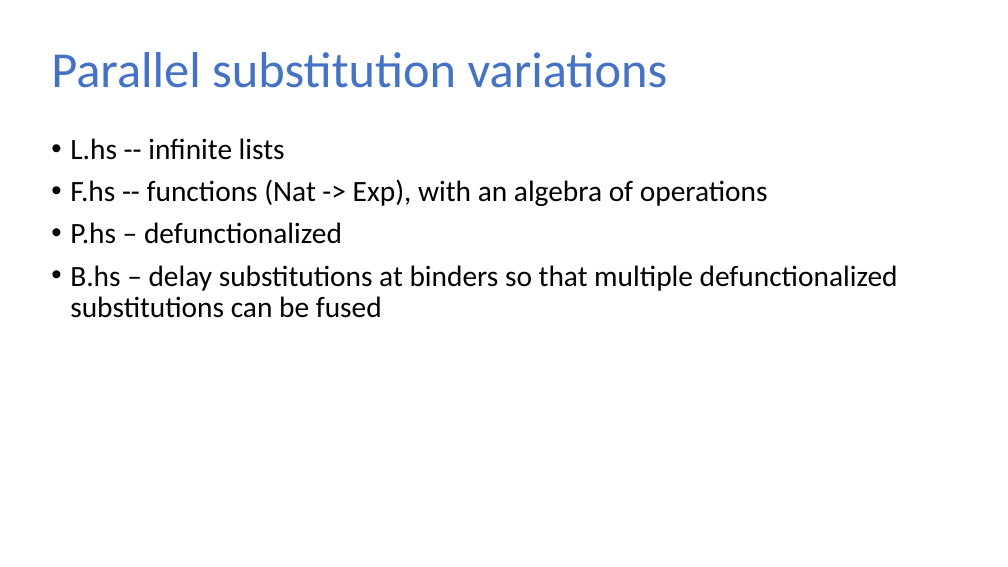
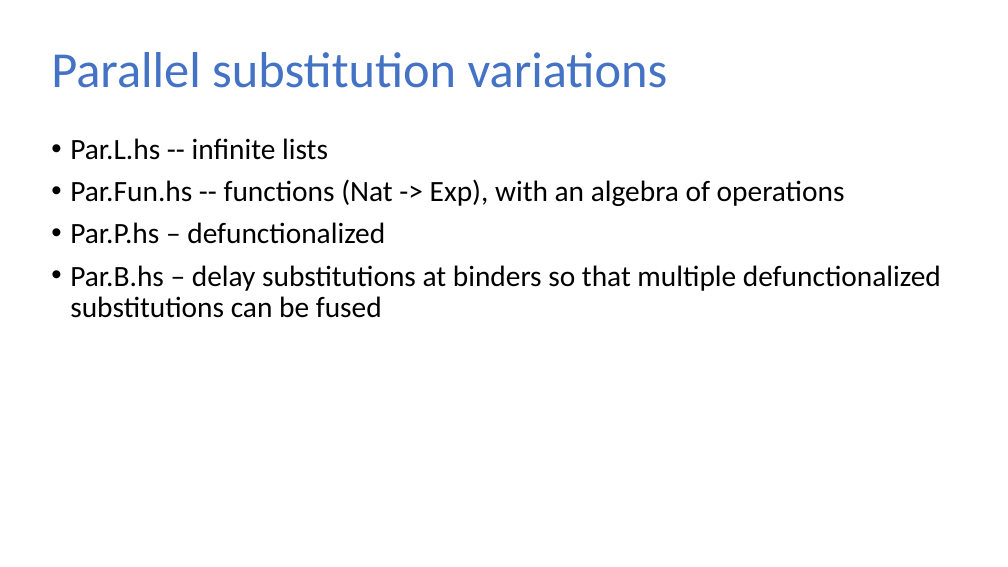
Before and after one commit to sweirich/lambda-n-ways, a slide deck: slide 16 of plclub-2021.pptx. Drawn at 1008x567 pixels with LibreOffice and Linux fonts; fonts in the diff are those of the drawing. Boxes give left, top, right and bottom in pixels: in the first picture for what was removed or moved away, otherwise in the second. Text is boxed around its words. In the diff, an @@ line names an element or a change of style, - is before the commit and + after.

```diff
--- a/plclub-2021.pptx
+++ b/plclub-2021.pptx
@@ text at (70, 138, 941, 318): text changed @@
-• L.hs -- infinite lists
-• F.hs -- functions (Nat -> Exp), with an algebra of operations
-• P.hs – defunctionalized
-• B.hs – delay substitutions at binders so that multiple defunctionalized substitutions can be fused
+• Par.L.hs -- infinite lists
+• Par.Fun.hs -- functions (Nat -> Exp), with an algebra of operations
+• Par.P.hs – defunctionalized
+• Par.B.hs – delay substitutions at binders so that multiple defunctionalized substitutions can be fused
```
Also in this commit, not shown: 9 other slides changed, 1 slide added, 18 other files.
